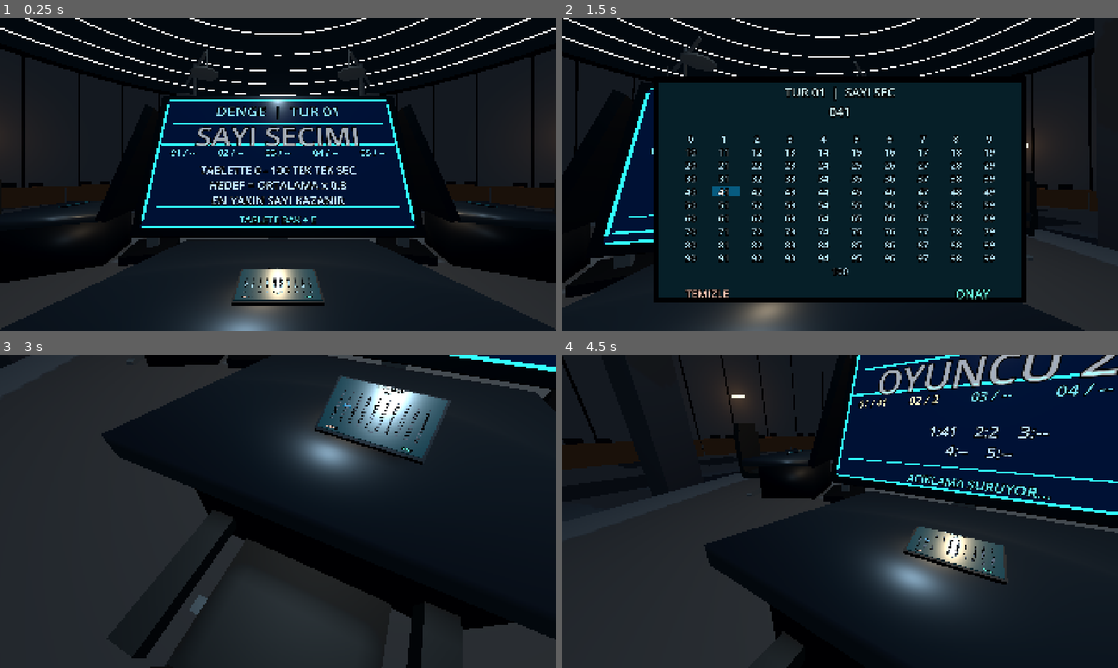
Above: before the commit, frames 1-4 (two rows, left to right).
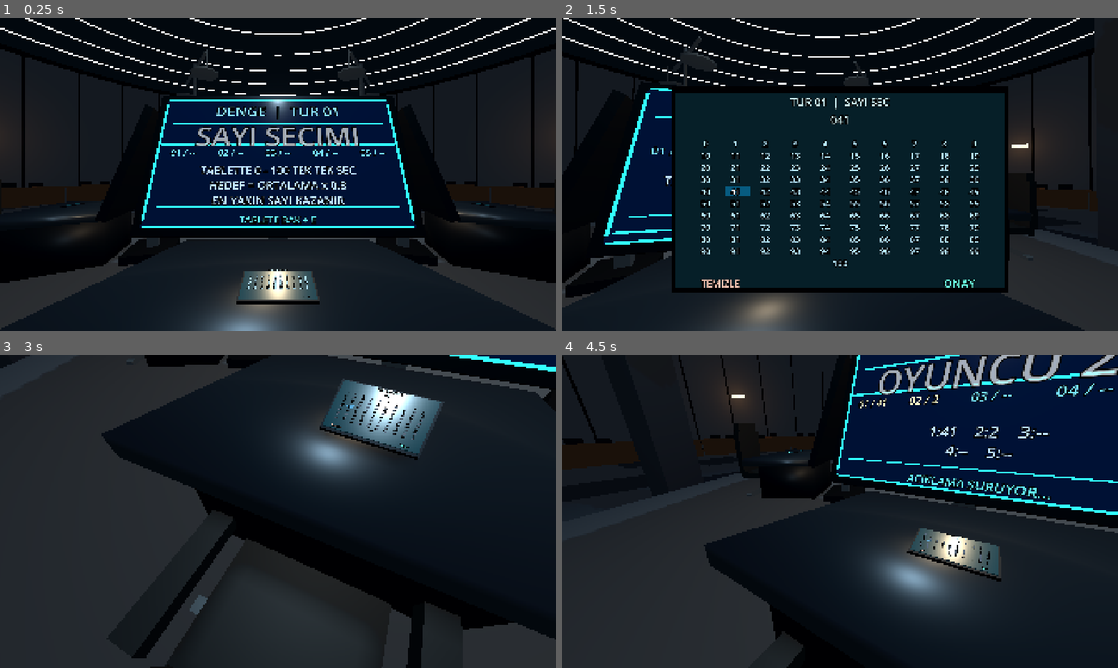
Above: after the commit, the same moments.

Repository: SerkanAydin06/DENGE
Game: Godot game, scene res://scenes/game_room.tscn
Two runs of this game, one before a commit and one after it. Both use one fixed random seed, a clock stepped at 60 frames per second and the inputs below.
Inputs (mouse positions are in pixels of both pictures, inside the frame that each line leads up to):
- Up to frame 1 (0.25 s): no input
- Up to frame 2 (1.5 s): tap Enter at 0.5 s; move the mouse to (867, 174) at 0.52 s; tap E at 0.6 s; click (867, 174) at 0.67 s; move the mouse to (728, 190) at 1.27 s; tap 0 at 1.35 s; click (728, 190) at 1.42 s
- Up to frame 3 (3 s): tap Space at 2 s; move the mouse to (333, 442) at 2.02 s; tap 9 at 2.1 s; click (333, 442) at 2.17 s; tap Enter at 2.75 s; move the mouse to (250, 574) at 2.77 s; tap Backspace at 2.85 s; click (250, 574) at 2.92 s
- Up to frame 4 (4.5 s): tap Space at 3.5 s; move the mouse to (878, 514) at 3.52 s; tap Enter at 3.6 s; click (878, 514) at 3.67 s; move the mouse to (795, 508) at 4.27 s; tap Keypad Enter at 4.35 s; click (795, 508) at 4.42 s

The runs differ from the first frame. In frame 1, 0.7% of the frame differs, in the area x 15-85%, y 58-92%; in frame 2, 15%, in the area x 16-84%, y 18-91%; in frame 3, 1.7%; in frame 4, 0.8%.

Commit message:
Set physical desk tablet to compact 34 × 20 cm handheld size

Diff:
--- a/scenes/props/player_station.tscn
+++ b/scenes/props/player_station.tscn
@@ -139,7 +139,7 @@
 [node name="TouchConsole" type="Node3D" parent="Desk" unique_id=905380867]
 position = Vector3(0, 0.935, -0.76)
 rotation_degrees = Vector3(-82, 0, 0)
-scale = Vector3(0.22, 0.22, 0.22)
+scale = Vector3(0.20, 0.20, 0.20)
 
 [node name="ConsoleHousing" type="MeshInstance3D" parent="Desk/TouchConsole" unique_id=1554543729]
 material_override = ExtResource("m_dark_metal")
